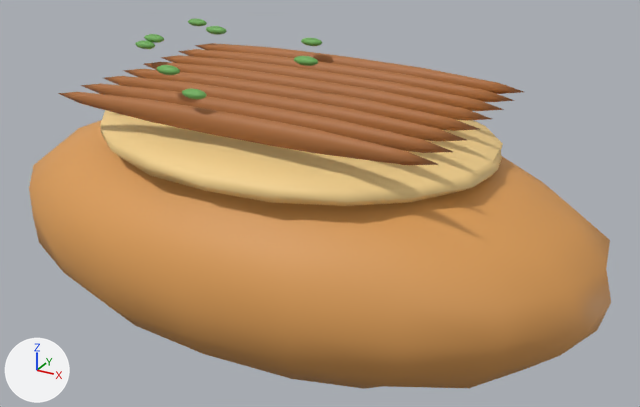
A saved change to the glTF model models/catch_breads/bread_yakisoba.glb.
Both versions are drawn from a camera (50 mm lens) standing at (0.603, -1.018, 0.556) and looking at (0.035, 0.014, 0.04). The axes (+X, +Y, +Z) are drawn at lower left. The lights are the same throughout. The picture after the commit comes second. Where no turn or scale is listed for an object, it has been applied to the vertices.

Names of what the first picture shows: 'ふっくらした生地.005', '具材を載せるくぼみ.005', '焼きそばの麺', '焼きそばの麺.001', '焼きそばの麺.002', '焼きそばの麺.003', '焼きそばの麺.004', '焼きそばの麺.005', '焼きそばの麺.006', '焼きそばの麺.007', '青のり', '青のり.001', '青のり.002', '青のり.003', '青のり.004', '青のり.005', '青のり.006', '青のり.007'.
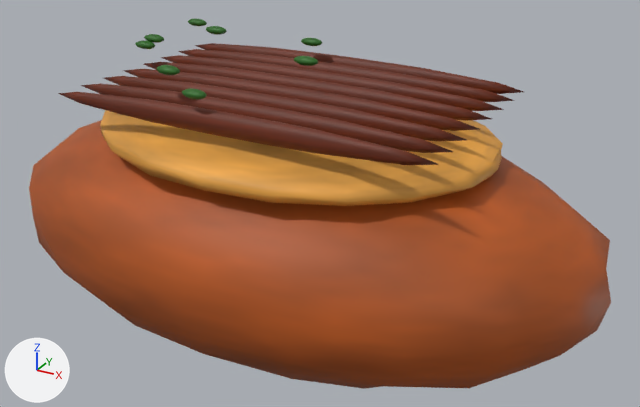
Patch to the scene script:
```diff
--- a/models/catch_breads/bread_yakisoba.glb.py
+++ b/models/catch_breads/bread_yakisoba.glb.py
@@ img_material_09 @@
+img_material_09 = load_image('material_09', '_unpacked/material_09', 64, 64, 'sRGB')
@@ img_material_04 @@
+img_material_04 = load_image('material_04', '_unpacked/material_04', 64, 64, 'sRGB')
@@ img_material_03 @@
+img_material_03 = load_image('material_03', '_unpacked/material_03', 64, 64, 'sRGB')
@@ img_material_02 @@
+img_material_02 = load_image('material_02', '_unpacked/material_02', 64, 64, 'sRGB')
@@ mat_焼きたての山吹色 @@
 mat_焼きたての山吹色 = principled_material('焼きたての山吹色')
-mat_焼きたての山吹色.base_color = (0.72, 0.34, 0.095)  # orange #dd9e57
+mat_焼きたての山吹色.texture = img_material_02
 mat_焼きたての山吹色.roughness = 0.58
@@ mat_薄焼きの生地 @@
 mat_薄焼きの生地 = principled_material('薄焼きの生地')
-mat_薄焼きの生地.base_color = (0.92, 0.65, 0.27)  # beige #f6d38e
+mat_薄焼きの生地.texture = img_material_03
 mat_薄焼きの生地.roughness = 0.58
@@ mat_香ばしい焼き目 @@
 mat_香ばしい焼き目 = principled_material('香ばしい焼き目')
-mat_香ばしい焼き目.base_color = (0.43, 0.16, 0.045)  # brown #af6f3c
+mat_香ばしい焼き目.texture = img_material_04
 mat_香ばしい焼き目.roughness = 0.58
@@ mat_青菜_ハーブ @@
 mat_青菜_ハーブ = principled_material('青菜・ハーブ')
-mat_青菜_ハーブ.base_color = (0.16, 0.42, 0.1)  # green #6fad59
+mat_青菜_ハーブ.texture = img_material_09
 mat_青菜_ハーブ.roughness = 0.58
```

Boxes (x1, y1, x2, y2) around the edits, measured in the pictures (640 x 407 px):
'ふっくらした生地.005', surface changed (orange to brown): (29, 120, 611, 389) in both
'具材を載せるくぼみ.005', surface changed (beige to orange): (100, 110, 503, 206) in both
'焼きそばの麺', surface changed (darker): (58, 92, 438, 165) in both
'焼きそばの麺.001', surface changed (darker): (81, 83, 453, 153) in both
'焼きそばの麺.002', surface changed (darker): (104, 76, 466, 141) in both
'焼きそばの麺.003', surface changed (darker): (124, 69, 479, 131) in both
'焼きそばの麺.004', surface changed (darker): (144, 62, 492, 121) in both
'焼きそばの麺.005', surface changed (darker): (161, 55, 504, 111) in both
'焼きそばの麺.006', surface changed (darker): (178, 49, 514, 102) in both
'焼きそばの麺.007', surface changed (darker): (195, 43, 523, 94) in both
'青のり.003', surface changed (darker): (182, 88, 207, 99) in both
'青のり.006', surface changed (darker): (294, 56, 318, 66) in both
'青のり', surface changed (darker): (156, 65, 180, 75) in both
'青のり.005', surface changed: (206, 26, 227, 35) in both
'青のり.004', surface changed: (301, 38, 322, 46) in both
'青のり.001', surface changed: (144, 34, 164, 43) in both
'青のり.002', surface changed: (135, 40, 155, 49) in both
'青のり.007', surface changed: (188, 18, 207, 26) in both
